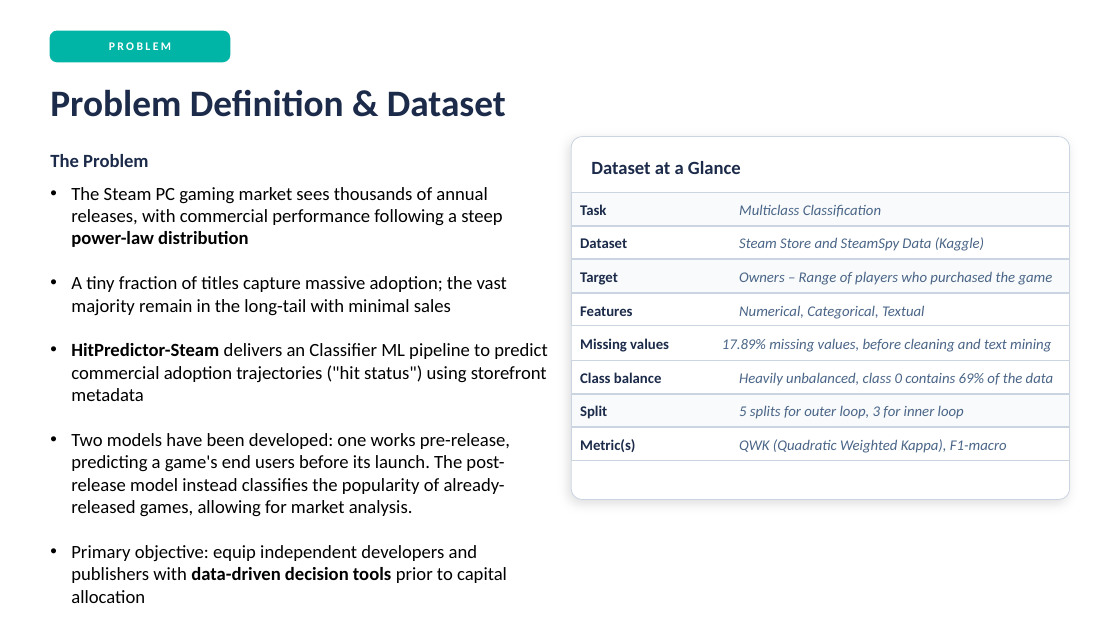
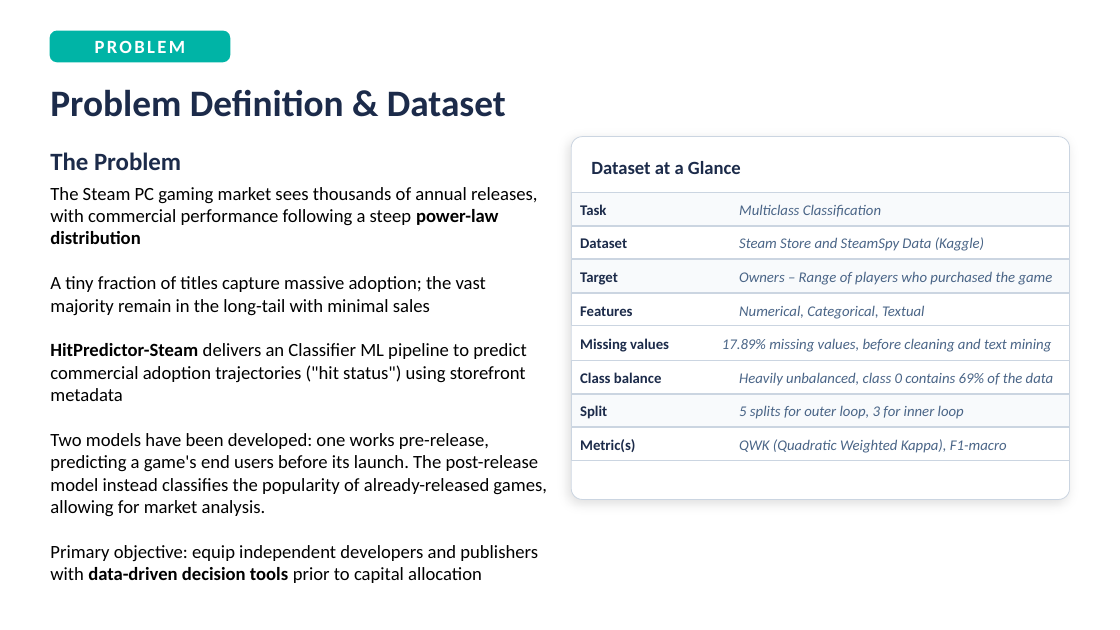
Before and after one commit to AndreaZanin02/HitPredictor-Steam, a slide deck: slide 4 of documentation/Presentation.pptx. Drawn at 1120x630 pixels with LibreOffice and Linux fonts; fonts in the diff are those of the drawing. Boxes give left, top, right and bottom in pixels: in the first picture for what was removed or moved away, otherwise in the second. Text is boxed around its words. In the diff, an @@ line names an element or a change of style, - is before the commit and + after.

```diff
--- a/documentation/Presentation.pptx
+++ b/documentation/Presentation.pptx
@@ text "PROBLEM" at box(95, 40, 185, 53): size 7.5 to 12 pt @@
@@ text "The Problem" at box(50, 152, 181, 170): size 12 to 16 pt @@
@@ text "The Steam PC gaming market ..." at box(50, 187, 546, 583): bullet • to none @@
```
Also in this commit, not shown: 11 other slides changed, 1 other file.
